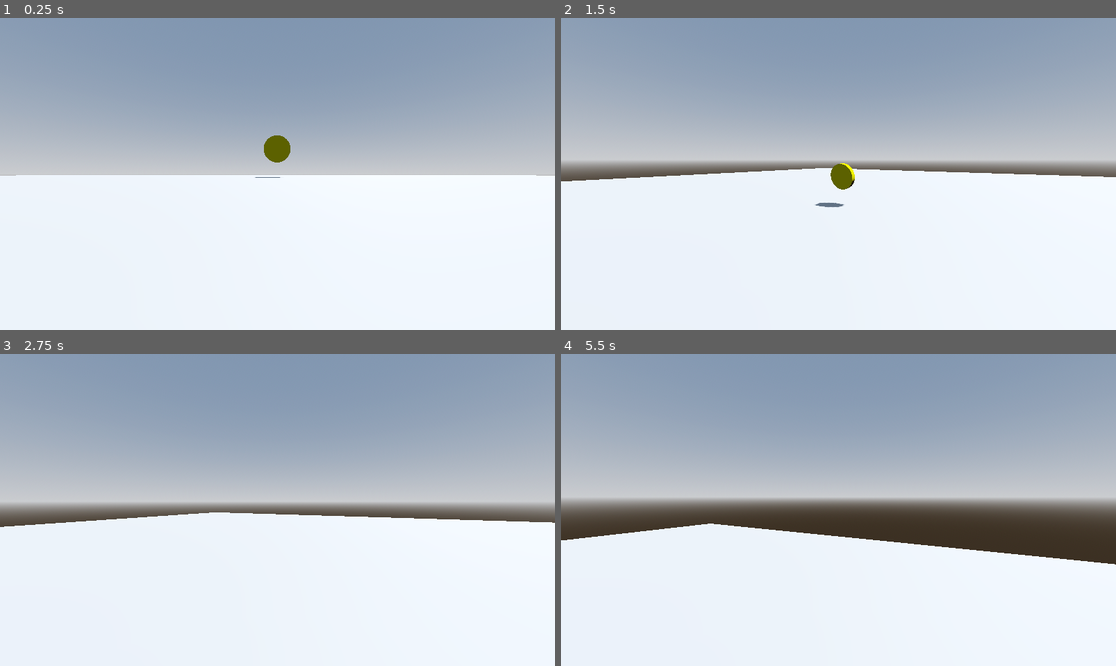
Above: before the commit, frames 1-4 (two rows, left to right).
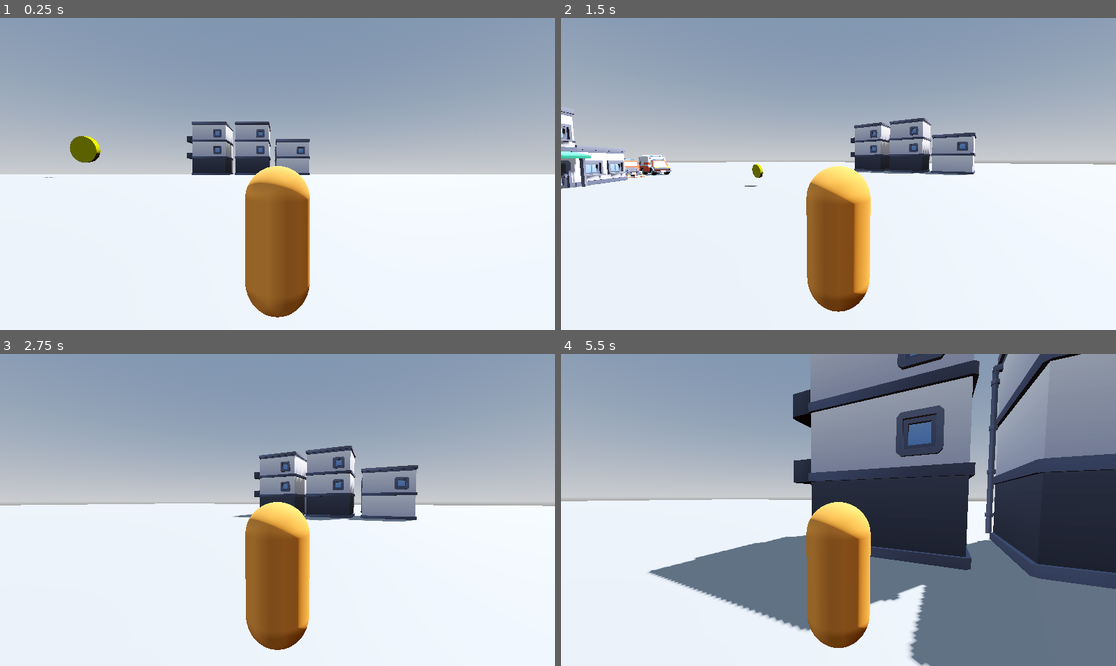
Above: after the commit, the same moments.

Repository: ghwns977/Games4900
Game: Godot game, scene res://Scenes/node_3d.tscn
Same seed, same stepped clock (60 frames per second), same inputs: the game is played once before the commit and once after it.
Inputs (mouse positions are in pixels of both pictures, inside the frame that each line leads up to):
- Up to frame 1 (0.25 s): no input
- Up to frame 2 (1.5 s): tap Enter (ui_accept) at 0.5, 0.77 s; move the mouse to (960, 158) at 0.52 s; hold Right (ui_right) 0.53-1.28 s; tap G at 0.6, 1.35 s; click (960, 158) at 0.67 s; move the mouse to (810, 174) at 1.27 s; hold Up (ui_up) from 1.28 s (still down)
- Up to frame 3 (2.75 s): keep holding Up (ui_up); tap Enter (ui_accept) at 1.52 s; move the mouse to (288, 503) at 2.02 s; tap G at 2.1 s
- Up to frame 4 (5.5 s): keep holding Up (ui_up); move the mouse to (832, 516) at 2.77 s; tap G every 0.75 s from 2.85 to 5.1 s; click (832, 516) at 2.92 s; tap Enter (ui_accept) at 3.02, 3.77, 4.52 s; move the mouse to (877, 513) at 3.52 s; move the mouse to (794, 506) at 4.27 s; move the mouse to (844, 510) at 5.02 s; click (844, 510) at 5.17 s

The runs differ from the first frame. In frame 1, 8.6% of the frame differs, in the area x 0-100%, y 33-96%; in frame 2, 12%; in frame 3, 13%; in frame 4, 53%, in the area x 0-100%, y 0-100%.

Commit message:
GOdot update

Diff:
--- a/Godot/Controller/proto_controller.tscn
+++ b/Godot/Controller/proto_controller.tscn
@@ -30,3 +30,4 @@
 transform = Transform3D(1, 0, 0, 0, 1, 0, 0, 0, 1, 0, 1.7, 0)
 
 [node name="Camera3D" type="Camera3D" parent="Head" unique_id=728726415]
+transform = Transform3D(1, 0, 0, 0, 1, 0, 0, 0, 1, 0, 0, 2.537789)
--- a/Godot/Scenes/node_3d.tscn
+++ b/Godot/Scenes/node_3d.tscn
@@ -39,7 +39,7 @@
 shadow_enabled = true
 
 [node name="building-skyscraper-a" parent="." unique_id=1368531897 instance=ExtResource("1_r3fl7")]
-transform = Transform3D(1, 0, 0, 0, 1, 0, 0, 0, 1, -0.022082925, -0.005700588, 12.843458)
+transform = Transform3D(6, 0, 0, 0, 6, 0, 0, 0, 6, -0.022082925, -0.005700588, 30.432966)
 
 [node name="building-a" parent="building-skyscraper-a" unique_id=628077522 instance=ExtResource("2_jka67")]
 transform = Transform3D(1, 0, 0, 0, 1, 0, 0, 0, 1, 0.059467077, 0, -10.768641)
@@ -54,10 +54,10 @@
 transform = Transform3D(-0.1317694, 0, -0.15045537, 0, 0.19999999, 0, 0.15045537, 0, -0.1317694, -0.18681657, 0, -1.3717556)
 
 [node name="building-d" parent="." unique_id=1584062798 instance=ExtResource("8_vudi7")]
-transform = Transform3D(0.80074185, 0, -0.59900963, 0, 1, 0, 0.59900963, 0, 0.80074185, -3.5302575, 0, 4.747962)
+transform = Transform3D(4.804451, 0, -3.5940578, 0, 6, 0, 3.5940578, 0, 4.804451, -3.5302575, 0, 4.747962)
 
 [node name="building-e" parent="." unique_id=676731515 instance=ExtResource("9_1vwyg")]
-transform = Transform3D(0.80074185, 0, -0.59900963, 0, 1, 0, 0.59900963, 0, 0.80074185, -4.7356977, 0, 3.6376085)
+transform = Transform3D(4.804451, 0, -3.5940578, 0, 6, 0, 3.5940578, 0, 4.804451, -14.337689, 0, -0.37697697)
 
 [node name="firetruck" parent="building-e" unique_id=284971161 instance=ExtResource("10_ahc04")]
 transform = Transform3D(-0.17565194, 0, 0.08512286, 0, 0.19848672, 0, -0.08342822, 0, -0.17921983, -1.4634385, 0, 0.114209175)
@@ -75,7 +75,7 @@
 transform = Transform3D(-0.15719704, 0, 0.16830206, 0, 0.23029655, 0, -0.16830206, 0, -0.15719704, -2.1166778, 0, -0.13991928)
 
 [node name="building-m" parent="." unique_id=1993641948 instance=ExtResource("13_8cye3")]
-transform = Transform3D(1, 0, 0, 0, 1, 0, 0, 0, 1, 3.6081553, 0, 4.323226)
+transform = Transform3D(6, 0, 0, 0, 6, 0, 0, 0, 6, 23.046673, 0, 4.323226)
 
 [node name="building-n" parent="building-m" unique_id=1075523889 instance=ExtResource("14_062e5")]
 transform = Transform3D(1, 0, 0, 0, 1, 0, 0, 0, 1, 2.0265484, 0, -0.798316)
@@ -84,11 +84,11 @@
 transform = Transform3D(1, 0, 0, 0, 1, 0, 0, 0, 1, -1.620358, 0, -0.38192654)
 
 [node name="ProtoController" parent="." unique_id=1603152050 instance=ExtResource("16_062e5")]
-transform = Transform3D(0.0706536, 0, 0, 0, 0.0706536, 0, 0, 0, 0.0706536, 0.105407, 0.027277157, -2.0613766)
+transform = Transform3D(0.0706536, 0, 0, 0, 0.0706536, 0, 0, 0, 0.0706536, 4.158228, 0.027277157, -2.0613766)
 
 [node name="Floor" type="CSGBox3D" parent="." unique_id=411077436]
-transform = Transform3D(44.729042, 0, 0, 0, 1, 0, 0, 0, 70.4294, 0, -0.5173848, 0)
+transform = Transform3D(303.59293, 0, 0, 0, 1, 0, 0, 0, 263.59244, 0, -0.5173848, 0)
 use_collision = true
 
 [node name="Coin" parent="." unique_id=183228460 instance=ExtResource("15_8cye3")]
-transform = Transform3D(1, 0, 0, 0, -0.14925922, -0.9887981, 0, 0.9887981, -0.14925922, 0.09048093, 1.0441753, -9.70656)
+transform = Transform3D(1, 0, 0, 0, -0.14925922, -0.9887981, 0, 0.9887981, -0.14925922, -3.241935, 1.0441753, -9.70656)
--- a/Godot/project.godot
+++ b/Godot/project.godot
@@ -18,3 +18,31 @@
 run/main_scene="uid://dxalkejcst138"
 config/features=PackedStringArray("4.6", "Forward Plus")
 config/icon="res://icon.svg"
+
+[input]
+
+Attack={
+"deadzone": 0.2,
+"events": [Object(InputEventKey,"resource_local_to_scene":false,"resource_name":"","device":0,"window_id":0,"alt_pressed":false,"shift_pressed":false,"ctrl_pressed":false,"meta_pressed":false,"pressed":false,"keycode":0,"physical_keycode":32,"key_label":0,"unicode":0,"location":0,"echo":false,"script":null)
+]
+}
+move_left={
+"deadzone": 0.2,
+"events": [Object(InputEventKey,"resource_local_to_scene":false,"resource_name":"","device":-1,"window_id":0,"alt_pressed":false,"shift_pressed":false,"ctrl_pressed":false,"meta_pressed":false,"pressed":false,"keycode":0,"physical_keycode":65,"key_label":0,"unicode":97,"location":0,"echo":false,"script":null)
+]
+}
+move_right={
+"deadzone": 0.2,
+"events": [Object(InputEventKey,"resource_local_to_scene":false,"resource_name":"","device":-1,"window_id":0,"alt_pressed":false,"shift_pressed":false,"ctrl_pressed":false,"meta_pressed":false,"pressed":false,"keycode":0,"physical_keycode":68,"key_label":0,"unicode":100,"location":0,"echo":false,"script":null)
+]
+}
+move_up={
+"deadzone": 0.2,
+"events": [Object(InputEventKey,"resource_local_to_scene":false,"resource_name":"","device":-1,"window_id":0,"alt_pressed":false,"shift_pressed":false,"ctrl_pressed":false,"meta_pressed":false,"pressed":false,"keycode":0,"physical_keycode":87,"key_label":0,"unicode":119,"location":0,"echo":false,"script":null)
+]
+}
+move_down={
+"deadzone": 0.2,
+"events": [Object(InputEventKey,"resource_local_to_scene":false,"resource_name":"","device":-1,"window_id":0,"alt_pressed":false,"shift_pressed":false,"ctrl_pressed":false,"meta_pressed":false,"pressed":false,"keycode":0,"physical_keycode":83,"key_label":0,"unicode":115,"location":0,"echo":false,"script":null)
+]
+}
Not shown, changed: Unity/Assets/InputSystem_Actions.inputactions
